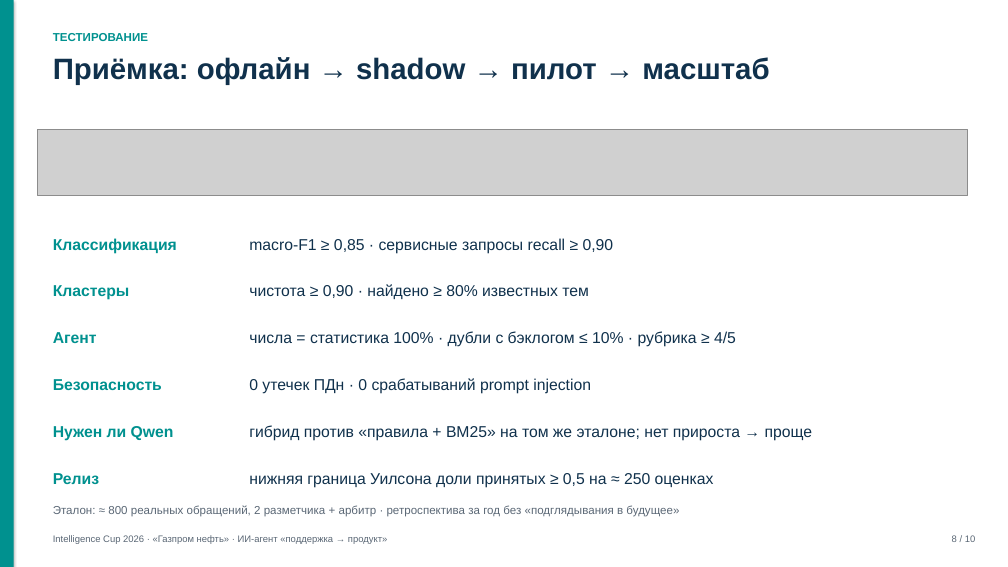
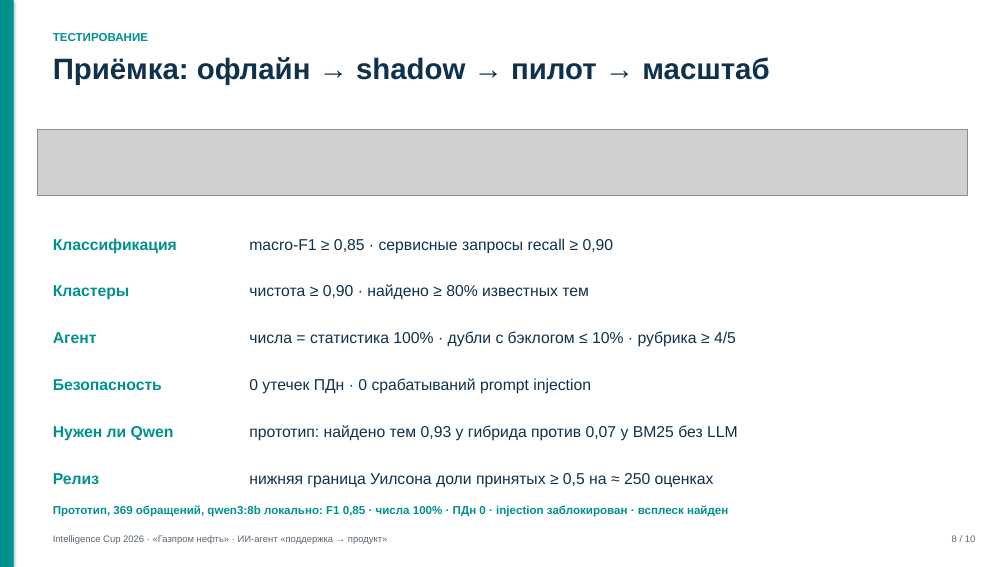
Before and after one commit to Gnod-do/ticket-triage-agent, a slide deck: slide 8 of dist/Презентация.pptx. Drawn at 1008x567 pixels with LibreOffice and Linux fonts; fonts in the diff are those of the drawing; grey boxes stand for pictures. Boxes give left, top, right and bottom in pixels: in the first picture for what was removed or moved away, otherwise in the second. Text is boxed around its words. In the diff, an @@ line names an element or a change of style, - is before the commit and + after.

```diff
--- a/dist/Презентация.pptx
+++ b/dist/Презентация.pptx
@@ text at (x1=249, y1=425, x2=738, y2=441): text changed @@
-гибрид против «правила + BM25» на том же эталоне; нет прироста → проще
+прототип: найдено тем 0,93 у гибрида против 0,07 у BM25 без LLM
@@ text at (x1=53, y1=505, x2=728, y2=517): text changed; text colour #5A6775 to #00918F; bold on @@
-Эталон: ≈ 800 реальных обращений, 2 разметчика + арбитр · ретроспектива за год без «подглядывания в будущее»
+Прототип, 369 обращений, qwen3:8b локально: F1 0,85 · числа 100% · ПДн 0 · injection заблокирован · всплеск найден
```
Also in this commit, not shown: 13 other files.
